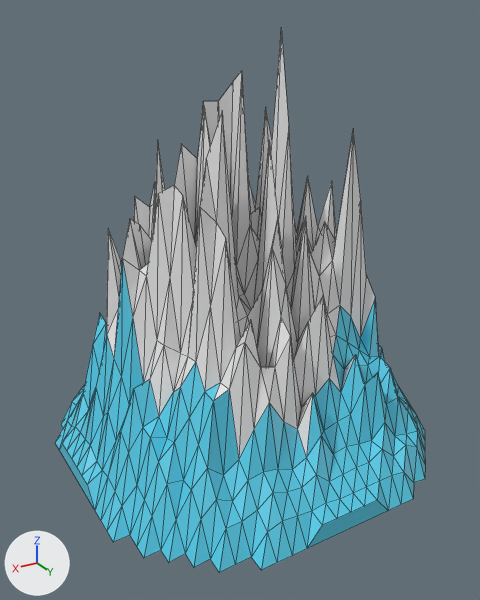
What one commit did to the Blender file Assets/World/IceMountains/IceMountain6.blend.
The view is the same before and after, from a 50 mm lens placed at (17.3, 28.8, 22.6), pointed at (0.6, 0.8, 8.7). Lighting does not change. The marker at lower left points along +X, +Y and +Z. Mesh edges are drawn as thin lines.

The first picture shows 'Landscape.001'.
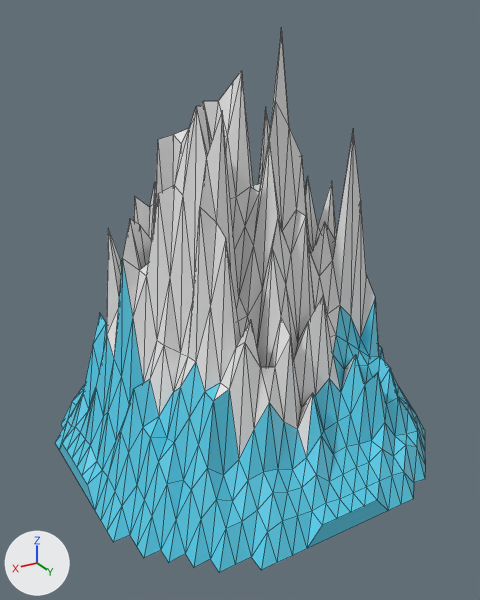
The newer file is also turned or shifted as a whole; pictures and numbers use the older file's frame.

Where the change shows, as pixel boxes [x1, y1, x2, y2] in the pictures (480 x 600 px; the box of a moved part takes in the faces that stretch with it):
part 1 of me_landscape_001, moved or reshaped
    before: [158, 29, 306, 343]
    after: [158, 29, 311, 343]

Edits to the bpy script that builds the scene:
```text
Change me_landscape_001:
    where me_landscape_001.from_pydata(...)  # 545 vertices, 1008 faces; spans x -5.0..5.0, y -5.0..5.0, z 0.0..7.36
    used by ob_landscape_001; location = (0.0, 0.0, 0.0); scale = (2.0, 2.0, 3.0)
    me_landscape_001 part 1: 23 of 545 vertices moved; they spanned x -1.25..1.67, y -1.25..1.67, z 2.58..4.25 and now span x -1.25..1.67, y -1.25..1.67, z 3.91..6.3; mean shift (0.0, 0.0, 1.69); largest move (-0.42, 0.83, 3.22) -> (-0.42, 0.83, 6.3)
```
